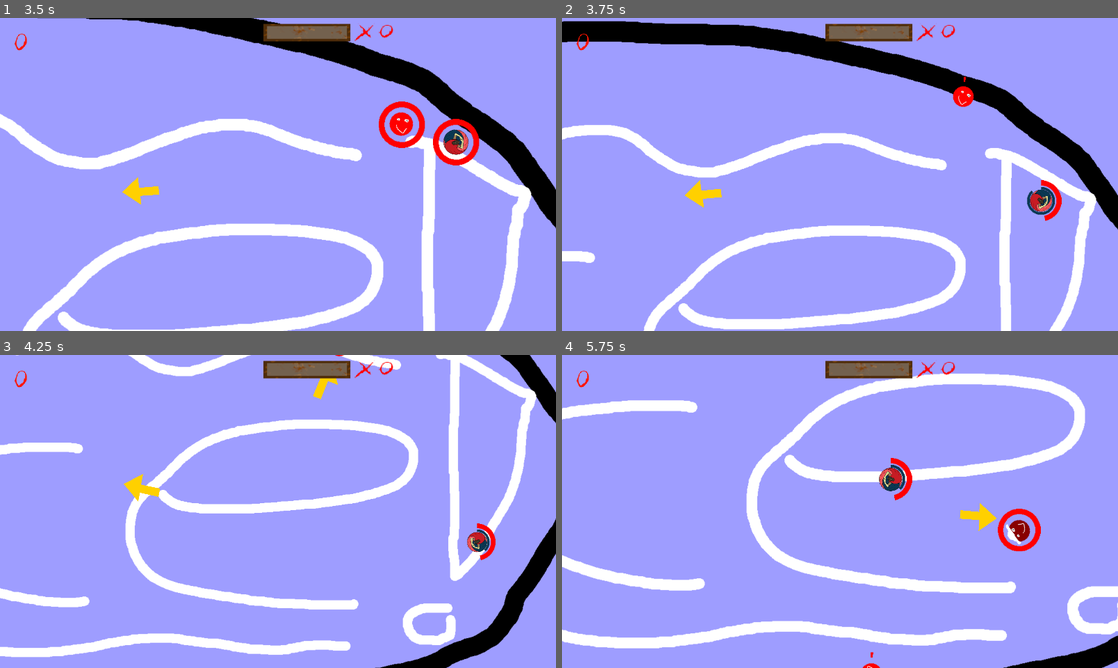
Above: before the commit, frames 1-4 (two rows, left to right).
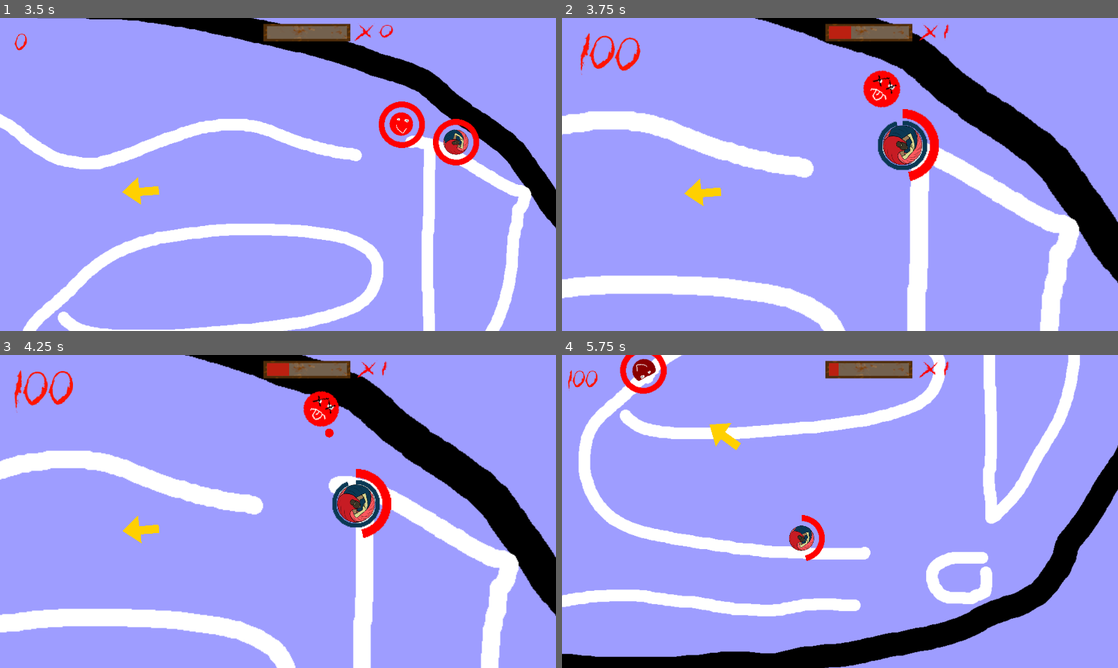
Above: after the commit, the same moments.

Repository: Junber/LD-47
Game: Godot game, scene res://Scenes/Root.tscn
The game is run twice, just before and just after one commit, with the same random seed, the same clock (stepped at 60 frames per second) and the same inputs. Sound files missing from this copy of the repository are replaced by a short silence.
Inputs (mouse positions are in pixels of both pictures, inside the frame that each line leads up to):
- Up to frame 1 (3.5 s): tap Enter at 0.5 s; move the mouse to (400, 158) at 0.52 s; hold D (move_right) 0.53-1.28 s; tap Space (boost) every 0.75 s from 0.6 to 2.85 s; click (400, 158) at 0.67 s; move the mouse to (166, 190) at 1.27 s; hold S (move_down) 1.28-2.03 s; move the mouse to (333, 105) at 2.02 s; hold D (move_right) 2.03-2.78 s; move the mouse to (250, 237) at 2.77 s; hold W (move_up) from 2.78 s (still down); click (250, 237) at 2.92 s
- Up to frame 2 (3.75 s): move the mouse to (1006, 221) at 3.52 s; release W (move_up) at 3.53 s; hold A (move_left) from 3.53 s (still down); tap Space (boost) at 3.6 s
- Up to frame 3 (4.25 s): keep holding A (move_left)
- Up to frame 4 (5.75 s): move the mouse to (673, 464) at 4.27 s; tap Space (boost) at 4.35, 5.1 s; move the mouse to (867, 511) at 5.02 s; release A (move_left) at 5.03 s; hold S (move_down) from 5.03 s (still down); click (867, 511) at 5.17 s

Frame 1 is identical in both runs. In frame 2, 31% of the frame differs, in the area x 0-100%, y 0-100%; in frame 3, 32%; in frame 4, 32%.

Commit message:
Change bouncing to work like it was supposed to before

Diff:
--- a/Scripts/Enemy.gd
+++ b/Scripts/Enemy.gd
@@ -14,9 +14,10 @@
 		return
 
 	var damageToOther = damageDealt()
+	var velocityLength = (velocity.length() + collider.velocity.length()) / 2
 	if !protected(collider):
 		var damageToSelf = collider.damageDealt()
-		bounceOffOfIceScater(collider)
+		bounceOffOfIceScater(collider, velocityLength)
 		changeHealth(damageToSelf)
 		if dead:
 			damageToOther = 0
@@ -28,7 +29,7 @@
 	else:
 		emit_signal("enemyNotKilledByPlayer")
 	if !collider.protected(collider):
-		collider.bounceOffOfIceScater(self)
+		collider.bounceOffOfIceScater(self, velocityLength)
 		collider.changeHealth(damageToOther)
 
 func collideWithEnemy(collider):
@@ -36,10 +37,11 @@
 		return
 
 	var damageToOther = damageDealt()
+	var velocityLength = (velocity.length() + collider.velocity.length()) / 2
 	if !protected(collider):
-		bounceOffOfIceScater(collider)
+		bounceOffOfIceScater(collider, velocityLength)
 		changeHealth(collider.damageDealt())
-	if !collider.protected(collider):
+	if !collider.protected(collider, velocityLength):
 		collider.bounceOffOfIceScater(self)
 		collider.changeHealth(damageToOther)
 
--- a/Scripts/IceScater.gd
+++ b/Scripts/IceScater.gd
@@ -36,8 +36,8 @@
 func collideWithIceScater(_collider):
 	pass
 
-func bounceOffOfIceScater(collider):
-	velocity = (position - collider.position).normalized() * (velocity.length() + collider.velocity.length()) / 2
+func bounceOffOfIceScater(collider, velocityLength):
+	velocity = (position - collider.position).normalized() * velocityLength
 	rotationSpeed /= 2
 
 func getDirection():
